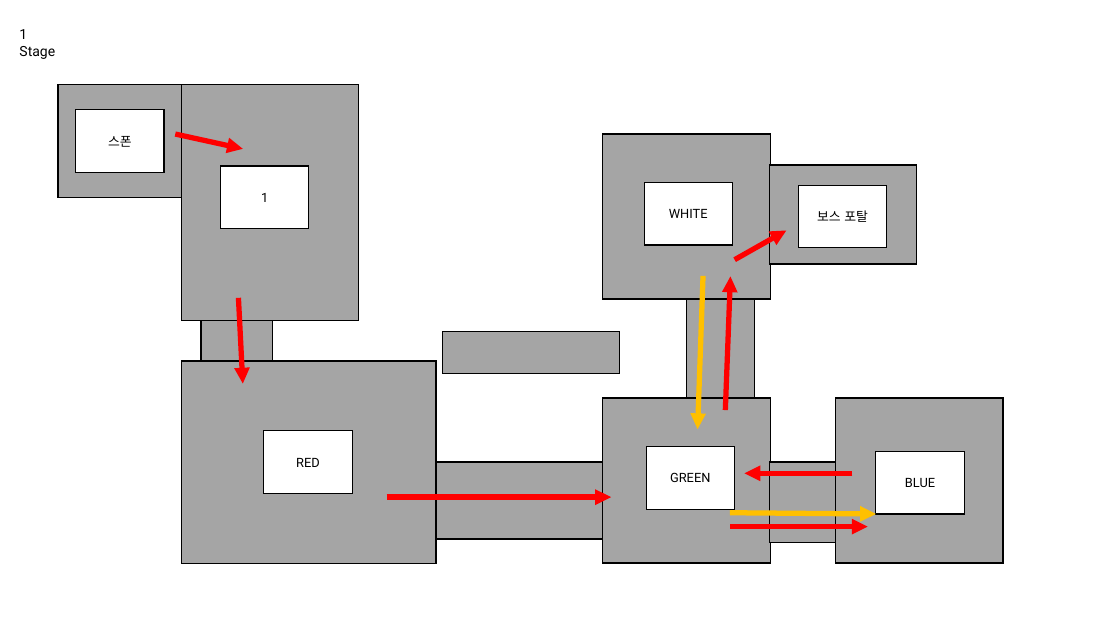
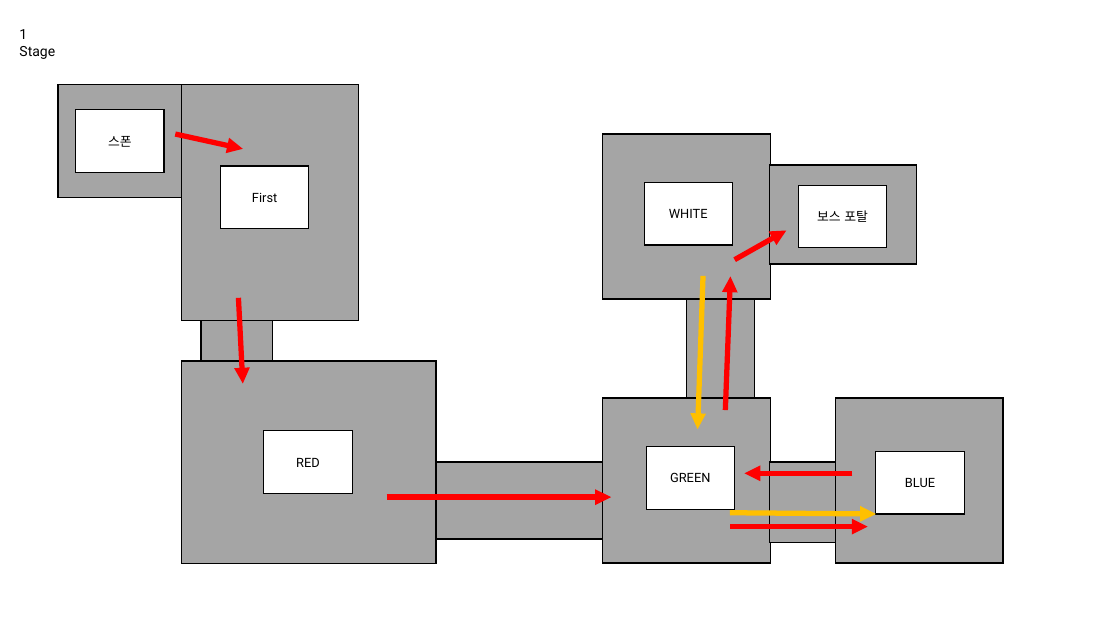
Before and after one commit to haein0303/AlgaeEater, a slide deck: slide 12 of Document/Source/보스 콘텐츠 시스템 UI.pptx. Drawn at 1120x630 pixels with LibreOffice and Linux fonts; fonts in the diff are those of the drawing. Boxes give left, top, right and bottom in pixels: in the first picture for what was removed or moved away, otherwise in the second. Text is boxed around its words. In the diff, an @@ line names an element or a change of style, - is before the commit and + after.

```diff
--- a/Document/Source/보스 콘텐츠 시스템 UI.pptx
+++ b/Document/Source/보스 콘텐츠 시스템 UI.pptx
@@ text in rectangle at (252, 193, 277, 202): text changed @@
-1
+First
@@ rectangle removed at (443, 332, 619, 374) @@
```
Also in this commit, not shown: 4 slides added, 33 other files.
